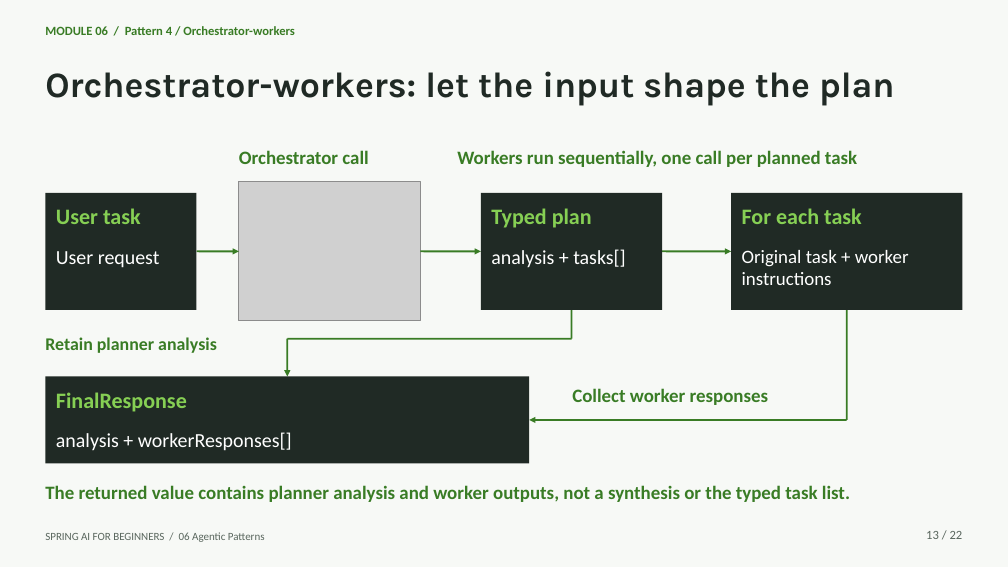
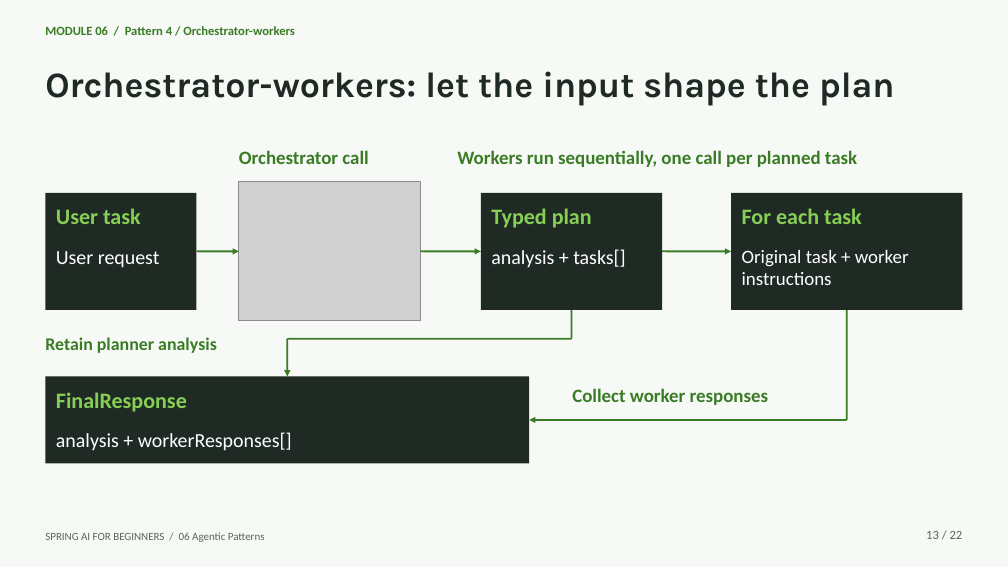
Before and after one commit to microsoft/Spring-AI-for-Beginners, a slide deck: slide 13 of presentations/06-agentic-patterns-with-spring-ai.pptx. Drawn at 1008x567 pixels with LibreOffice and Linux fonts; fonts in the diff are those of the drawing; grey boxes stand for pictures. Boxes give left, top, right and bottom in pixels: in the first picture for what was removed or moved away, otherwise in the second. Text is boxed around its words. In the diff, an @@ line names an element or a change of style, - is before the commit and + after.

```diff
--- a/presentations/06-agentic-patterns-with-spring-ai.pptx
+++ b/presentations/06-agentic-patterns-with-spring-ai.pptx
@@ text removed at <box>45,485,850,502</box> @@
-The returned value contains planner analysis and worker outputs, not a synthesis or the typed task list.
```
Also in this commit, not shown: 19 other slides changed, 1 slide added, 1 slide removed, 5 other files.
